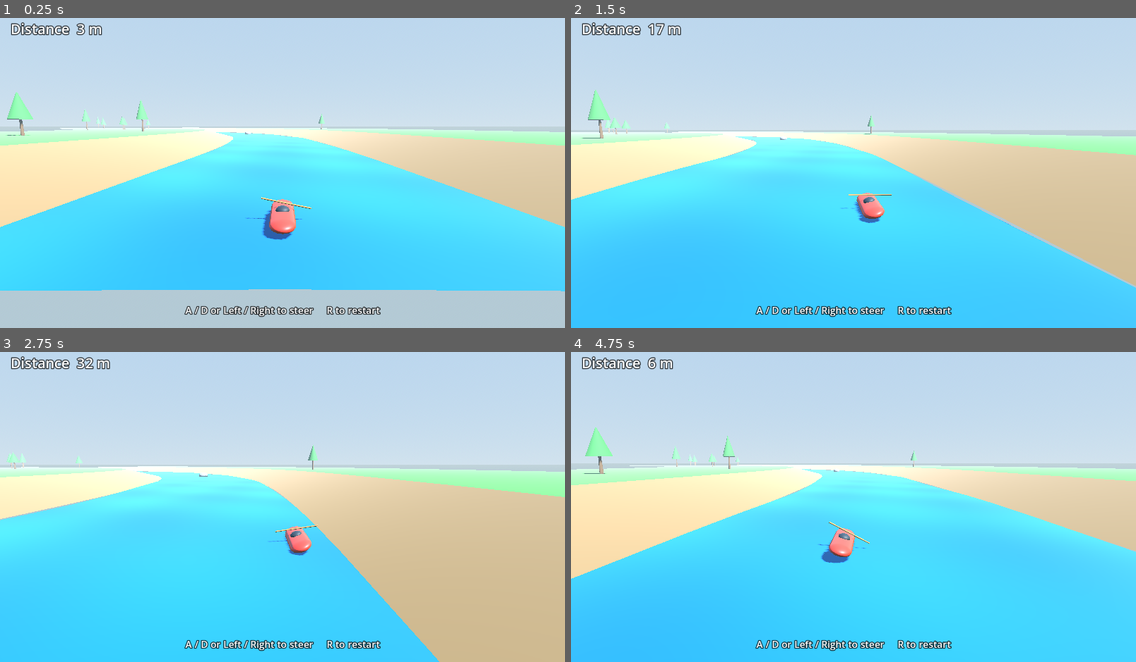
Above: before the commit, frames 1-4 (two rows, left to right).
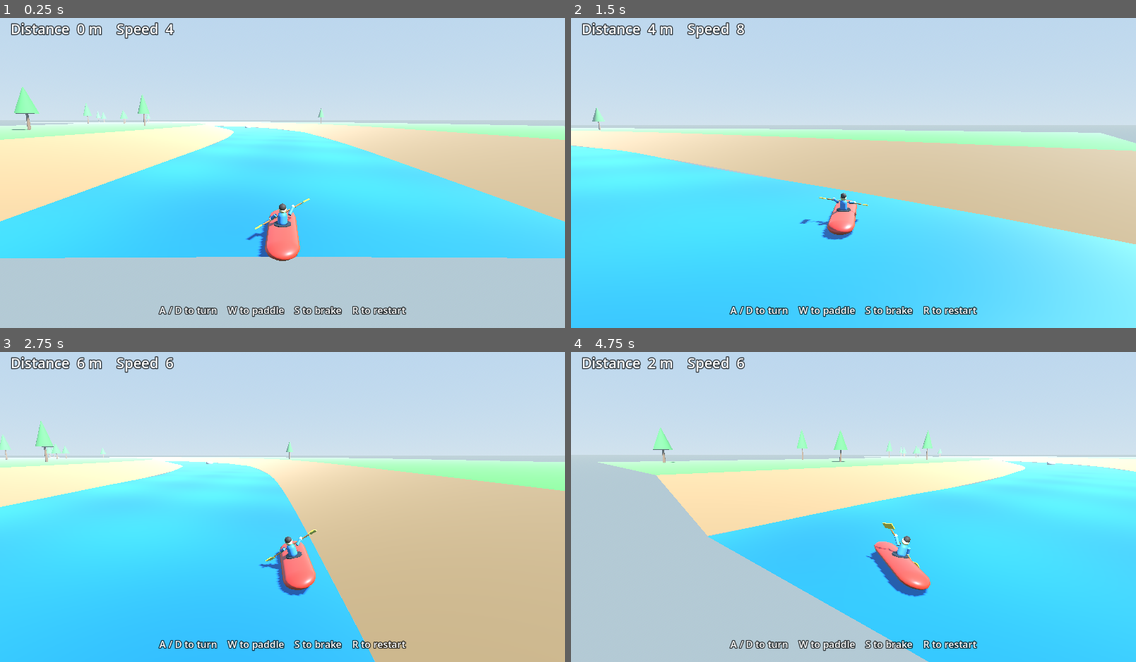
Above: after the commit, the same moments.

Repository: Abbath/kayak
Game: Godot game, scene res://scenes/main.tscn
Two runs of this game, one before a commit and one after it. Both use one fixed random seed, a clock stepped at 60 frames per second and the inputs below.
Inputs:
- Up to frame 1 (0.25 s): no input
- Up to frame 2 (1.5 s): hold D (steer_right) 0.53-1.28 s; hold W (paddle, bound only after the commit) 0.53-1.28 s; hold S (brake, bound only after the commit) from 1.28 s (still down); tap W (paddle, bound only after the commit) at 1.35 s
- Up to frame 3 (2.75 s): release S (brake, bound only after the commit) at 2.03 s; hold D (steer_right) from 2.03 s (still down); hold W (paddle, bound only after the commit) from 2.03 s (still down)
- Up to frame 4 (4.75 s): release D (steer_right) at 2.78 s; release W (paddle, bound only after the commit) at 2.78 s; hold Up 2.78-3.53 s; tap W (paddle, bound only after the commit) at 2.85, 4.35 s; hold W (paddle, bound only after the commit) 3.53-4.28 s; hold A (steer_left) from 3.53 s (still down); tap R (restart) at 4.15 s

The runs differ from the first frame. In frame 1, 19% of the frame differs, in the area x 0-100%, y 1-97%; in frame 2, 25%; in frame 3, 13%; in frame 4, 38%, in the area x 0-100%, y 1-100%.

Commit message:
Improvements.

Diff:
--- a/project.godot
+++ b/project.godot
@@ -33,6 +33,18 @@
 , Object(InputEventKey,"resource_local_to_scene":false,"resource_name":"","device":-1,"window_id":0,"alt_pressed":false …(186 unchanged characters)…
 ]
 }
+paddle={
+"deadzone": 0.5,
+"events": [Object(InputEventKey,"resource_local_to_scene":false,"resource_name":"","device":-1,"window_id":0,"alt_pressed":false,"shift_pressed":false,"ctrl_pressed":false,"meta_pressed":false,"pressed":false,"keycode":0,"physical_keycode":87,"key_label":0,"unicode":119,"location":0,"echo":false,"script":null)
+, Object(InputEventKey,"resource_local_to_scene":false,"resource_name":"","device":-1,"window_id":0,"alt_pressed":false,"shift_pressed":false,"ctrl_pressed":false,"meta_pressed":false,"pressed":false,"keycode":0,"physical_keycode":4194320,"key_label":0,"unicode":0,"location":0,"echo":false,"script":null)
+]
+}
+brake={
+"deadzone": 0.5,
+"events": [Object(InputEventKey,"resource_local_to_scene":false,"resource_name":"","device":-1,"window_id":0,"alt_pressed":false,"shift_pressed":false,"ctrl_pressed":false,"meta_pressed":false,"pressed":false,"keycode":0,"physical_keycode":83,"key_label":0,"unicode":115,"location":0,"echo":false,"script":null)
+, Object(InputEventKey,"resource_local_to_scene":false,"resource_name":"","device":-1,"window_id":0,"alt_pressed":false,"shift_pressed":false,"ctrl_pressed":false,"meta_pressed":false,"pressed":false,"keycode":0,"physical_keycode":4194322,"key_label":0,"unicode":0,"location":0,"echo":false,"script":null)
+]
+}
 restart={
 "deadzone": 0.5,
 "events": [Object(InputEventKey,"resource_local_to_scene":false,"resource_name":"","device":-1,"window_id":0,"alt_press …(192 unchanged characters)…
--- a/scripts/kayak.gd
+++ b/scripts/kayak.gd
@@ -1,93 +1,204 @@
 extends Node3D
 
-const CRUISE_SPEED := 12.0
-const STEER_ACCEL := 3.2
-const LATERAL_DAMP := 2.0
-const MAX_LATERAL := 0.86
+const START_SPEED := 3.0
+const COAST_SPEED := 8.5
+const PADDLE_SPEED := 13.0
+const BRAKE_SPEED := 1.5
+const PADDLE_ACCEL := 7.5
+const BRAKE_DECEL := 12.0
+const COAST_ACCEL := 4.5
+const SIDE_DECEL := 16.0
+const TURN_RATE := 1.75
+const MAX_YAW := 0.95
 const HIT_COOLDOWN := 0.6
+const HULL_INSET := 0.8
 
 var river
 var distance := 0.0
-var lateral := 0.0
-var lateral_vel := 0.0
-var speed := CRUISE_SPEED
+var velocity := Vector3.ZERO
+var forward := Vector3(0.0, 0.0, -1.0)
+var speed := START_SPEED
 var hit_cooldown := 0.0
 
 var _bob := 0.0
+var _steer := 0.0
+var _paddle_phase := 0.0
+var _paddler: Node3D
+var _paddle: Node3D
+var _arm_l: Node3D
+var _arm_r: Node3D
+
+const _SHOULDER_L := Vector3(-0.16, 0.3, 0.02)
+const _SHOULDER_R := Vector3(0.16, 0.3, 0.02)
+const _GRIP_L := Vector3(-0.3, 0.02, 0.0)
+const _GRIP_R := Vector3(0.3, 0.02, 0.0)
 
 
 func _ready() -> void:
 	_build_hull()
-	river.update_chunks(distance)
-	_apply_pose()
+	_spawn_at_start()
 
 
 func _physics_process(delta: float) -> void:
-	var steer := 0.0
+	_steer = 0.0
 	if Input.is_action_pressed("steer_left"):
-		steer -= 1.0
+		_steer -= 1.0
 	if Input.is_action_pressed("steer_right"):
-		steer += 1.0
-
-	lateral_vel += steer * STEER_ACCEL * delta
-	lateral_vel = move_toward(lateral_vel, 0.0, LATERAL_DAMP * delta)
-	lateral += lateral_vel * delta
-	if lateral > MAX_LATERAL or lateral < -MAX_LATERAL:
-		lateral = clampf(lateral, -MAX_LATERAL, MAX_LATERAL)
-		lateral_vel = 0.0
-
-	speed = move_toward(speed, CRUISE_SPEED, 4.0 * delta)
-	distance += speed * delta
+		_steer += 1.0
+
+	var s := maxf(-global_position.z, 0.0)
+	var frame = river.frame_at(s)
+	_turn_heading(delta, frame.tangent)
+	var heading_right := forward.cross(Vector3.UP).normalized()
+	var forward_speed := velocity.dot(forward)
+	var side_speed := velocity.dot(heading_right)
+
+	var along_current: float = clampf(forward.dot(frame.tangent), 0.0, 1.0)
+	var target := lerpf(3.5, COAST_SPEED, along_current)
+	var accel := COAST_ACCEL
+	if Input.is_action_pressed("brake"):
+		target = BRAKE_SPEED
+		accel = BRAKE_DECEL
+	elif Input.is_action_pressed("paddle"):
+		target = lerpf(6.0, PADDLE_SPEED, along_current)
+		accel = PADDLE_ACCEL
+
+	forward_speed = move_toward(forward_speed, target, accel * delta)
+	side_speed = move_toward(side_speed, 0.0, SIDE_DECEL * delta)
+	velocity = forward * forward_speed + heading_right * side_speed
+	velocity.y = 0.0
+	speed = velocity.length()
+
+	global_position += velocity * delta
 	_bob += delta
-
+	distance = maxf(-global_position.z, 0.0)
 	river.update_chunks(distance)
 	if hit_cooldown > 0.0:
 		hit_cooldown -= delta
 	else:
 		_check_rocks()
+	_keep_in_river()
+	speed = velocity.length()
 	_apply_pose()
+	_animate_paddles(delta)
 
 
 func reset() -> void:
+	_steer = 0.0
+	_paddle_phase = 0.0
+	_bob = 0.0
+	hit_cooldown = 0.0
+	_spawn_at_start()
+
+
+func _spawn_at_start() -> void:
+	var frame = river.frame_at(0.0)
+	forward = frame.tangent
+	velocity = forward * START_SPEED
+	speed = START_SPEED
 	distance = 0.0
-	lateral = 0.0
-	lateral_vel = 0.0
-	speed = CRUISE_SPEED
-	hit_cooldown = 0.0
-	_bob = 0.0
+	global_position = frame.center
 	river.update_chunks(distance)
 	_apply_pose()
+	_animate_paddles(0.0)
+
+
+func _turn_heading(delta: float, tangent: Vector3) -> void:
+	forward = forward.rotated(Vector3.UP, -_steer * TURN_RATE * delta)
+	forward.y = 0.0
+	if forward.length_squared() < 0.001:
+		forward = tangent
+	forward = forward.normalized()
+	var delta_to_current: float = forward.signed_angle_to(tangent, Vector3.UP)
+	if absf(delta_to_current) <= MAX_YAW:
+		return
+	forward = forward.rotated(Vector3.UP, delta_to_current - signf(delta_to_current) * MAX_YAW)
+	forward.y = 0.0
+	forward = forward.normalized()
 
 
 func _check_rocks() -> void:
-	var half_width: float = river.HALF_WIDTH
 	for rock in river.get_rocks_near(distance):
-		var along := distance - float(rock["s"])
-		var reach: float = float(rock["radius"]) + 0.85
-		if abs(along) > reach:
+		var rock_frame = river.frame_at(float(rock["s"]))
+		var rock_pos: Vector3 = rock_frame.center + rock_frame.right * float(rock["lateral"]) * river.HALF_WIDTH
+		var away := Vector3(global_position.x - rock_pos.x, 0.0, global_position.z - rock_pos.z)
+		var reach: float = float(rock["radius"]) + 0.7
+		var dist := away.length()
+		if dist > reach:
 			continue
-		var across := (lateral - float(rock["lateral"])) * half_width
-		if along * along + across * across > reach * reach:
-			continue
-		var away := signf(lateral - float(rock["lateral"]))
-		if away == 0.0:
-			away = 1.0
-		lateral_vel = away * 3.6
-		lateral = clampf(lateral + away * 0.06, -MAX_LATERAL, MAX_LATERAL)
-		speed *= 0.4
+		if dist < 0.001:
+			away = forward
+		else:
+			away /= dist
+		global_position += away * (reach - dist + 0.08)
+		velocity = velocity.slide(away)
+		velocity += away * maxf(speed * 0.45, 2.5)
+		velocity *= 0.5
+		velocity.y = 0.0
+		speed = velocity.length()
 		hit_cooldown = HIT_COOLDOWN
 		return
 
 
+func _keep_in_river() -> void:
+	if global_position.z > 0.0:
+		global_position.z = 0.0
+		if velocity.z > 0.0:
+			velocity.z = 0.0
+	var frame = river.frame_at(maxf(-global_position.z, 0.0))
+	var lateral: float = (global_position - frame.center).dot(frame.right)
+	var limit: float = river.HALF_WIDTH - HULL_INSET
+	if absf(lateral) <= limit:
+		return
+	var side := signf(lateral)
+	global_position -= frame.right * (lateral - side * limit)
+	var outward: float = velocity.dot(frame.right) * side
+	if outward > 0.0:
+		velocity -= frame.right * side * outward
+	if forward.dot(frame.right) * side > 0.0:
+		forward -= frame.right * forward.dot(frame.right)
+		if forward.dot(frame.tangent) <= 0.0 or forward.length_squared() < 0.001:
+			forward = frame.tangent
+		else:
+			forward = forward.normalized()
+		velocity = forward * maxf(velocity.dot(forward), 0.0)
+	velocity.y = 0.0
+
+
 func _apply_pose() -> void:
-	var frame = river.frame_at(distance)
-	var half_width: float = river.HALF_WIDTH
-	var pos: Vector3 = frame.center + frame.right * lateral * half_width
-	pos.y = 0.22 + sin(_bob * 2.4) * 0.045
-	var basis: Basis = Basis.looking_at(frame.tangent, Vector3.UP)
-	var roll := clampf(-lateral_vel * 0.4, -0.4, 0.4)
-	basis = basis.rotated(frame.tangent, roll)
+	var pos := global_position
+	pos.y = 0.22 + sin(_bob * 2.3) * 0.04
+	global_position = pos
+	var basis := Basis.looking_at(forward, Vector3.UP)
+	var roll := clampf(-_steer * 0.22, -0.28, 0.28)
+	basis = basis.rotated(forward, roll)
 	global_transform = Transform3D(basis, pos)
+
+
+func _animate_paddles(delta: float) -> void:
+	var rate := 1.5 + speed * 0.16 + absf(_steer) * 3.0
+	_paddle_phase += delta * rate
+	var stroke := sin(_paddle_phase)
+	var steered := absf(_steer)
+	var sweep := lerpf(deg_to_rad(58.0), deg_to_rad(24.0), steered)
+	_paddle.rotation = Vector3(
+		deg_to_rad(-8.0 - absf(stroke) * 10.0),
+		deg_to_rad(_steer * -8.0),
+		stroke * sweep + _steer * deg_to_rad(42.0)
+	)
+	_paddler.rotation = Vector3(deg_to_rad(-4.0), deg_to_rad(_steer * -10.0), deg_to_rad(_steer * 6.0))
+	_stretch_arm(_arm_l, _SHOULDER_L, _paddle.transform * _GRIP_L)
+	_stretch_arm(_arm_r, _SHOULDER_R, _paddle.transform * _GRIP_R)
+
+
+func _stretch_arm(arm: Node3D, shoulder: Vector3, grip: Vector3) -> void:
+	var span := grip - shoulder
+	var length := maxf(span.length(), 0.08)
+	arm.position = shoulder + span * 0.5
+	arm.scale = Vector3(1.0, 1.0, length)
+	var target := _paddler.to_global(grip)
+	if arm.global_position.distance_squared_to(target) > 0.0001:
+		arm.look_at(target, Vector3.UP)
 
 
 func _build_hull() -> void:
@@ -104,24 +215,113 @@
 	add_child(hull)
 
 	var cockpit := MeshInstance3D.new()
-	var cockpit_mesh := SphereMesh.new()
-	cockpit_mesh.radius = 0.2
-	cockpit_mesh.height = 0.26
+	var cockpit_mesh := CylinderMesh.new()
+	cockpit_mesh.top_radius = 0.2
+	cockpit_mesh.bottom_radius = 0.2
+	cockpit_mesh.height = 0.05
 	cockpit.mesh = cockpit_mesh
-	cockpit.position = Vector3(0.0, 0.16, 0.12)
-	cockpit.material_override = _color(Color(0.12, 0.14, 0.16), 0.6)
+	cockpit.position = Vector3(0.0, 0.16, 0.02)
+	cockpit.material_override = _color(Color(0.1, 0.11, 0.13), 0.7)
 	add_child(cockpit)
 
-	var paddle := MeshInstance3D.new()
-	var paddle_mesh := CylinderMesh.new()
-	paddle_mesh.top_radius = 0.025
-	paddle_mesh.bottom_radius = 0.025
-	paddle_mesh.height = 1.55
-	paddle.mesh = paddle_mesh
-	paddle.rotation_degrees = Vector3(0.0, 0.0, 78.0)
-	paddle.position = Vector3(0.12, 0.28, -0.2)
-	paddle.material_override = _color(Color(0.55, 0.36, 0.16), 0.7)
-	add_child(paddle)
+	_paddler = Node3D.new()
+	_paddler.name = "Paddler"
+	_paddler.position = Vector3(0.0, 0.1, 0.05)
+	add_child(_paddler)
+	_build_paddler()
+
+	_paddle = _build_paddle()
+	_paddler.add_child(_paddle)
+	_arm_l = _build_arm()
+	_arm_l.name = "ArmL"
+	_paddler.add_child(_arm_l)
+	_arm_r = _build_arm()
+	_arm_r.name = "ArmR"
+	_paddler.add_child(_arm_r)
+
+
+func _build_paddler() -> void:
+	_add_capsule(_paddler, "Torso", 0.11, 0.36, Vector3(0.0, 0.2, 0.0), _color(Color(0.16, 0.4, 0.68), 0.6))
+	_add_sphere(_paddler, "Head", 0.092, Vector3(0.0, 0.44, 0.02), _color(Color(0.9, 0.72, 0.55), 0.55))
+	_add_sphere(_paddler, "Hair", 0.086, Vector3(0.0, 0.49, 0.045), _color(Color(0.16, 0.1, 0.07), 0.7))
+	_add_capsule(_paddler, "ThighL", 0.05, 0.34, Vector3(-0.06, 0.0, -0.22), _color(Color(0.12, 0.16, 0.28), 0.7), Vector3(-84.0, 4.0, 7.0))
+	_add_capsule(_paddler, "ThighR", 0.05, 0.34, Vector3(0.06, 0.0, -0.22), _color(Color(0.12, 0.16, 0.28), 0.7), Vector3(-84.0, -4.0, -7.0))
+	_add_capsule(_paddler, "ShinL", 0.04, 0.3, Vector3(-0.07, -0.06, -0.5), _color(Color(0.9, 0.72, 0.55), 0.55), Vector3(-78.0, 0.0, 0.0))
+	_add_capsule(_paddler, "ShinR", 0.04, 0.3, Vector3(0.07, -0.06, -0.5), _color(Color(0.9, 0.72, 0.55), 0.55), Vector3(-78.0, 0.0, 0.0))
+
+
+func _build_paddle() -> Node3D:
+	var root := Node3D.new()
+	root.name = "Paddle"
+	root.position = Vector3(0.0, 0.3, -0.1)
+
+	var shaft := MeshInstance3D.new()
+	var shaft_mesh := CylinderMesh.new()
+	shaft_mesh.top_radius = 0.018
+	shaft_mesh.bottom_radius = 0.018
+	shaft_mesh.height = 1.05
+	shaft.mesh = shaft_mesh
+	shaft.rotation_degrees = Vector3(0.0, 0.0, 90.0)
+	shaft.material_override = _color(Color(0.55, 0.36, 0.16), 0.65)
+	root.add_child(shaft)
+
+	var blade_mat := _color(Color(0.93, 0.72, 0.18), 0.4)
+	_add_blade(root, "BladeL", -0.64, blade_mat)
+	_add_blade(root, "BladeR", 0.64, blade_mat)
+
+	var hand_mat := _color(Color(0.9, 0.72, 0.55), 0.55)
+	_add_sphere(root, "HandL", 0.045, _GRIP_L, hand_mat)
+	_add_sphere(root, "HandR", 0.045, _GRIP_R, hand_mat)
+	return root
+
+
+func _add_blade(root: Node3D, blade_name: String, x: float, mat: Material) -> void:
+	var blade := MeshInstance3D.new()
+	blade.name = blade_name
+	var box := BoxMesh.new()
+	box.size = Vector3(0.16, 0.025, 0.34)
+	blade.mesh = box
+	blade.position = Vector3(x, 0.0, 0.0)
+	blade.material_override = mat
+	root.add_child(blade)
+
+
+func _build_arm() -> Node3D:
+	var arm := Node3D.new()
+	var mesh := MeshInstance3D.new()
+	var capsule := CapsuleMesh.new()
+	capsule.radius = 0.04
+	capsule.height = 1.0
+	mesh.mesh = capsule
+	mesh.rotation_degrees = Vector3(-90.0, 0.0, 0.0)
+	mesh.material_override = _color(Color(0.16, 0.4, 0.68), 0.6)
+	arm.add_child(mesh)
+	return arm
+
+
+func _add_capsule(parent: Node3D, node_name: String, radius: float, height: float, pos: Vector3, mat: Material, rot_degrees := Vector3.ZERO) -> void:
+	var inst := MeshInstance3D.new()
+	inst.name = node_name
+	var capsule := CapsuleMesh.new()
+	capsule.radius = radius
+	capsule.height = maxf(height, radius * 2.0 + 0.01)
+	inst.mesh = capsule
+	inst.position = pos
+	inst.rotation_degrees = rot_degrees
+	inst.material_override = mat
+	parent.add_child(inst)
+
+
+func _add_sphere(parent: Node3D, node_name: String, radius: float, pos: Vector3, mat: Material) -> void:
+	var inst := MeshInstance3D.new()
+	inst.name = node_name
+	var sphere := SphereMesh.new()
+	sphere.radius = radius
+	sphere.height = radius * 2.0
+	inst.mesh = sphere
+	inst.position = pos
+	inst.material_override = mat
+	parent.add_child(inst)
 
 
 func _color(color: Color, roughness: float) -> StandardMaterial3D:
--- a/scripts/main.gd
+++ b/scripts/main.gd
@@ -34,13 +34,12 @@
 		kayak.reset()
 		_snap_camera = true
 	_update_camera(delta)
-	distance_label.text = "Distance  %d m" % int(kayak.distance)
+	distance_label.text = "Distance  %d m    Speed  %d" % [int(kayak.distance), int(round(kayak.speed))]
 
 
 func _update_camera(delta: float) -> void:
-	var frame = river.frame_at(kayak.distance)
-	var tangent: Vector3 = frame.tangent
-	var desired: Vector3 = kayak.global_position - tangent * 5.6 + Vector3.UP * 2.6
+	var heading: Vector3 = kayak.forward
+	var desired: Vector3 = kayak.global_position - heading * 5.6 + Vector3.UP * 2.6
 	if kayak.hit_cooldown > 0.35:
 		desired += Vector3(sin(kayak.hit_cooldown * 70.0) * 0.12, 0.0, 0.0)
 	if _snap_camera:
@@ -49,7 +48,7 @@
 	else:
 		var blend := 1.0 - exp(-3.5 * delta)
 		camera.global_position = camera.global_position.lerp(desired, blend)
-	camera.look_at(kayak.global_position + tangent * 6.0 + Vector3.UP * 0.4, Vector3.UP)
+	camera.look_at(kayak.global_position + heading * 6.0 + Vector3.UP * 0.4, Vector3.UP)
 
 
 func _setup_world() -> void:
@@ -94,7 +93,7 @@
 	distance_label = Label.new()
 	distance_label.name = "Distance"
 	distance_label.position = Vector2(24, 18)
-	distance_label.size = Vector2(420, 48)
+	distance_label.size = Vector2(640, 48)
 	distance_label.text = "Distance  0 m"
 	_style_label(distance_label, 32)
 	layer.add_child(distance_label)
@@ -110,7 +109,7 @@
 	hint.offset_top = -56.0
 	hint.offset_bottom = -16.0
 	hint.horizontal_alignment = HORIZONTAL_ALIGNMENT_CENTER
-	hint.text = "A / D or Left / Right to steer     R to restart"
+	hint.text = "A / D to turn    W to paddle    S to brake    R to restart"
 	_style_label(hint, 22)
 	layer.add_child(hint)
 
@@ -125,6 +124,8 @@
 func _ensure_input() -> void:
 	_bind("steer_left", [KEY_A, KEY_LEFT])
 	_bind("steer_right", [KEY_D, KEY_RIGHT])
+	_bind("paddle", [KEY_W, KEY_UP])
+	_bind("brake", [KEY_S, KEY_DOWN])
 	_bind("restart", [KEY_R])
 
 
